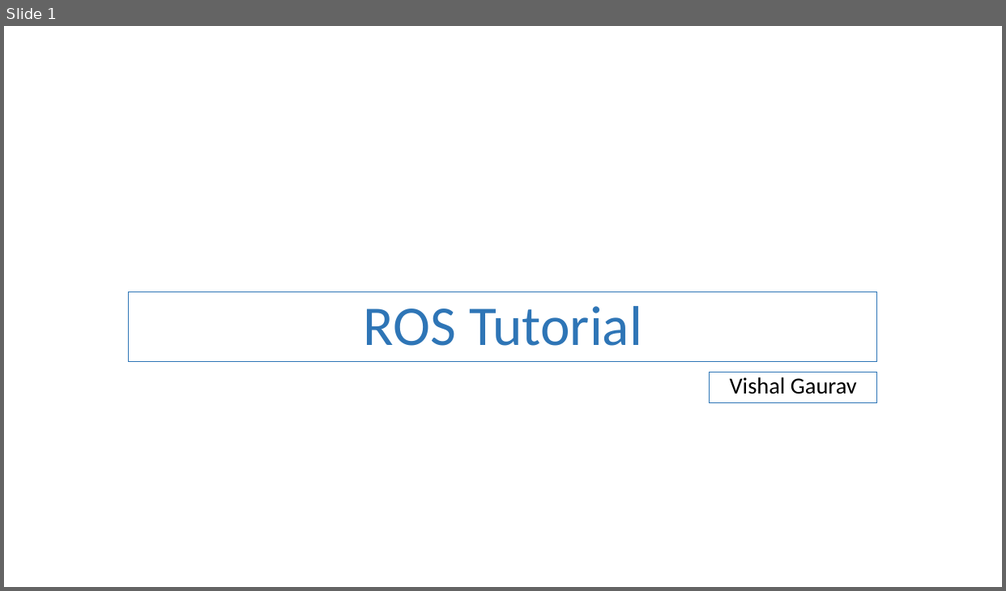
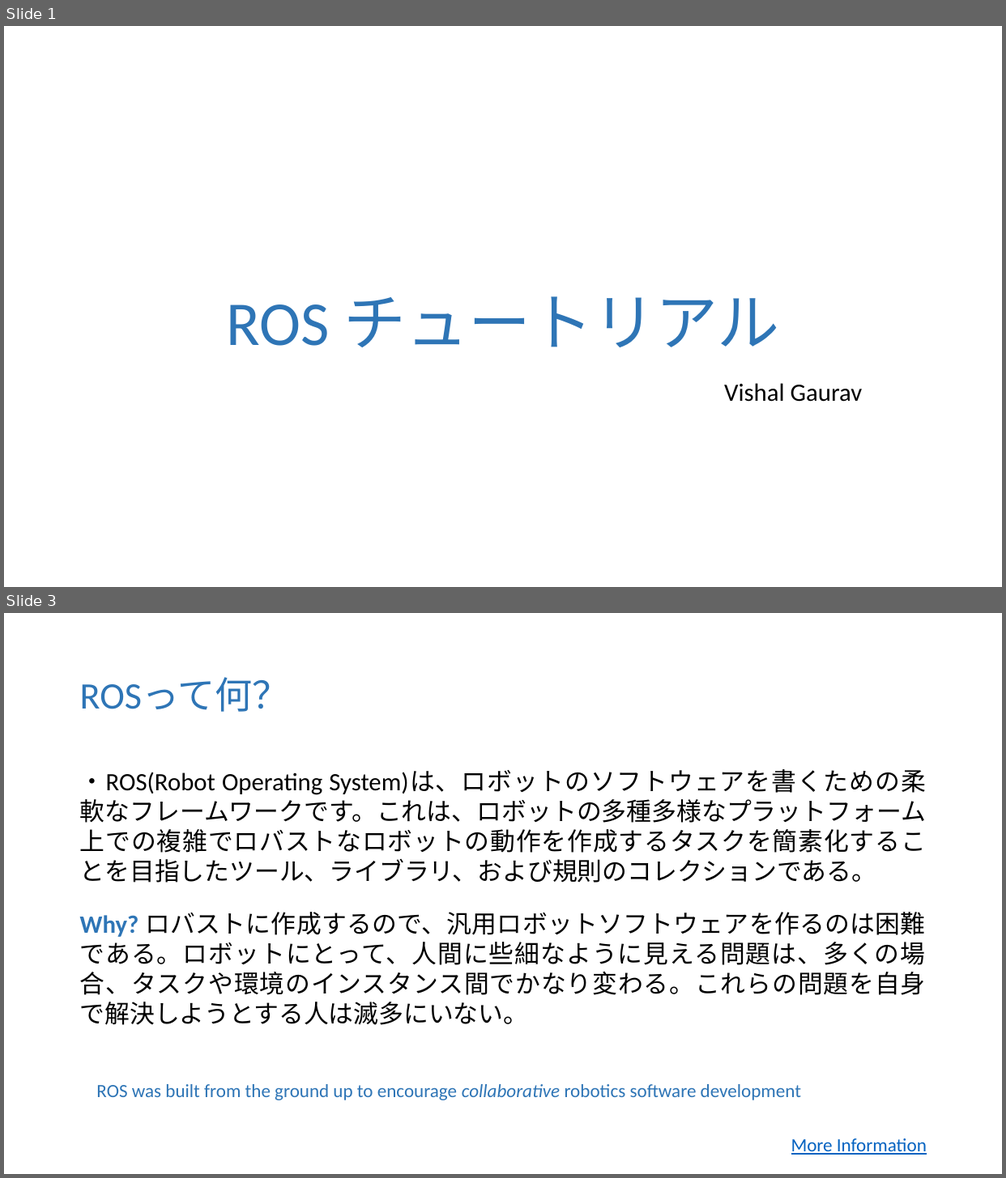
Before and after one commit to vishal-kit/ROS_Lec_1, a slide deck: ROS lec 1_jp.pptx. Shown one above the other, each under a label of ours: slide 1 before the commit, slides 1 and 3 after it; the slides between them are not shown. The pictures are 1006x591 and 1006x1178 pixels, drawn with LibreOffice and Linux fonts; fonts in the diff are those of the drawing. Boxes give left, top, right and bottom in pixels: in the first picture for what was removed or moved away, otherwise in the second. Text is boxed around its words. In the diff, an @@ line names an element or a change of style, - is before the commit and + after.

```diff
--- a/ROS lec 1_jp.pptx
+++ b/ROS lec 1_jp.pptx
@@ slide 3 added at box(4, 613, 1002, 1174), background #FFFFFF @@
@@ text added at box(80, 678, 290, 712), 36 pt, text #2E75B6 @@
+ROSって何？
@@ text added at box(80, 769, 926, 1025), 24 pt, text #000000 @@
+・ROS(Robot Operating System)は、ロボットのソフトウェアを書くための柔軟なフレームワークです。これは、ロボットの多種多様なプラットフォーム上での複雑でロバストなロボットの動作を作成するタスクを簡素化することを目指したツール、ライブラリ、および規則のコレクションである。
+Why? ロバストに作成するので、汎用ロボットソフトウェアを作るのは困難である。ロボットにとって、人間に些細なように見える問題は、多くの場合、タスクや環境のインスタンス間でかなり変わる。これらの問題を自身で解決しようとする人は滅多にいない。
@@ text added at box(96, 1084, 801, 1101), 18 pt, text #2E75B6 @@
+ROS was built from the ground up to encourage collaborative robotics software development
@@ text added at box(791, 1139, 927, 1155), 18 pt, text #0563C1, underline @@
+More Information
@@ slide 1 changed as well @@
@@ text "ROS チュートリアル": place and size @@
-text "ROS チュートリアル" at box(129, 292, 878, 362)
+text "ROS チュートリアル" at box(226, 297, 779, 348)
@@ text "ROS チュートリアル" at box(226, 297, 779, 348): outline #2E75B6 0.75 pt to none @@
@@ text at box(226, 297, 779, 348): text changed; size 54 to 60 pt @@
-ROS Tutorial
+ROS チュートリアル
@@ text "Vishal Gaurav": place and size @@
-text "Vishal Gaurav" at box(710, 373, 878, 403)
+text "Vishal Gaurav" at box(724, 383, 863, 402)
@@ text "Vishal Gaurav" at box(724, 383, 863, 402): size 22.2 to 24 pt; line spacing 0.8 to 1; less space between paragraphs; outline #2E75B6 0.75 pt to none @@
```
Also in this commit, not shown: 8 other slides changed, 7 other slides added, 6 slides removed.
